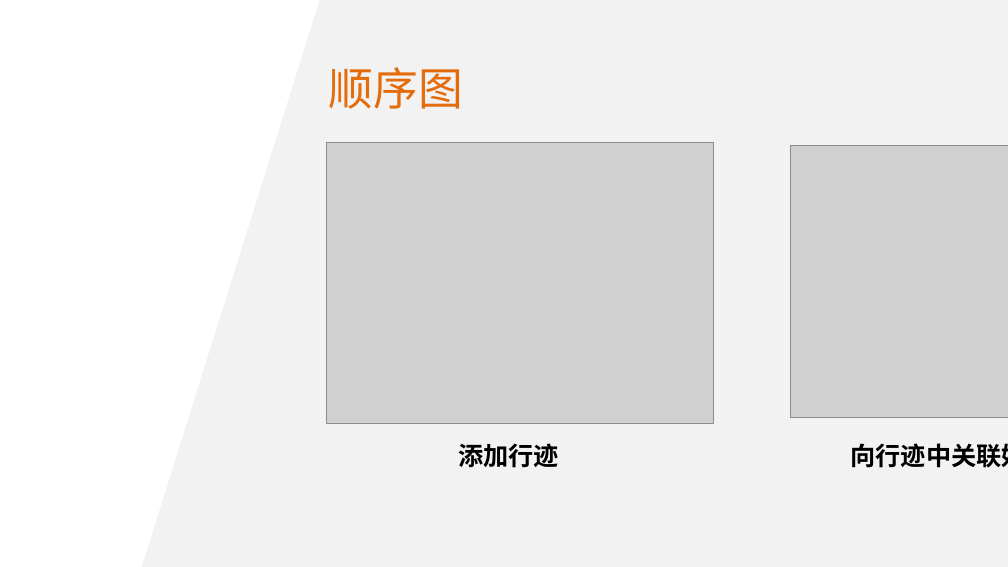
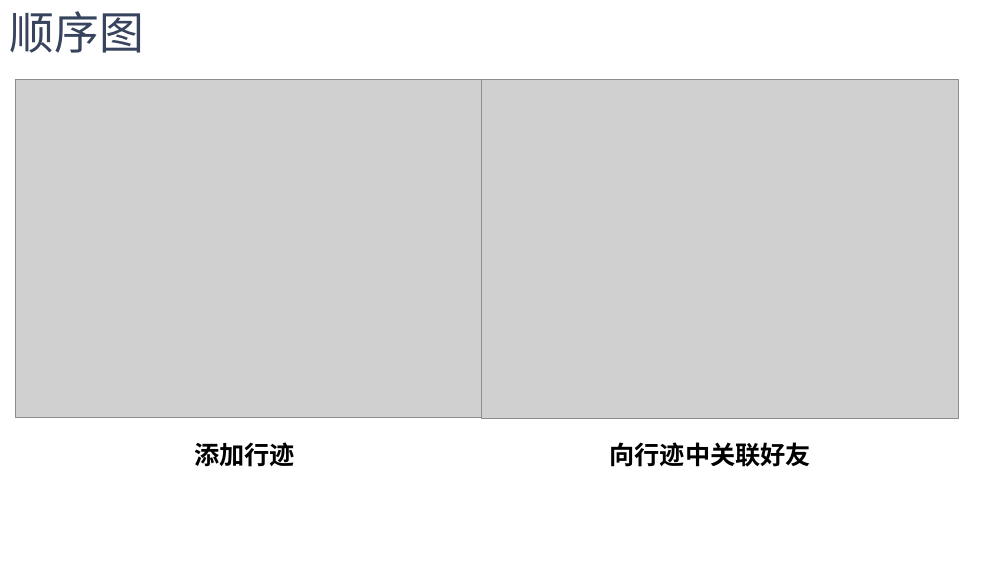
Before and after one commit to skyetim/travel_planning_website, a slide deck: slide 10 of doc/第二阶段课堂展示/第二阶段课堂展示.pptx (slide 7 before the commit). Drawn at 1008x567 pixels with LibreOffice and Linux fonts; fonts in the diff are those of the drawing; grey boxes stand for pictures; background and template pictures are left out. Boxes give left, top, right and bottom in pixels: in the first picture for what was removed or moved away, otherwise in the second. Text is boxed around its words. In the diff, an @@ line names an element or a change of style, - is before the commit and + after.

```diff
--- a/doc/第二阶段课堂展示/第二阶段课堂展示.pptx
+++ b/doc/第二阶段课堂展示/第二阶段课堂展示.pptx
@@ text "顺序图" moved from (x1=329, y1=67, x2=463, y2=109) to (x1=10, y1=11, x2=144, y2=53) @@
@@ text "顺序图" at (x1=10, y1=11, x2=144, y2=53): text colour #E46C0A to #38435D; vertical alignment middle to top @@
@@ trapezoid removed at (x1=142, y1=0, x2=1008, y2=566) @@
@@ picture resized from (x1=327, y1=143, x2=714, y2=423) to (x1=16, y1=80, x2=482, y2=417) @@
@@ picture resized from (x1=790, y1=145, x2=1008, y2=416) to (x1=482, y1=80, x2=959, y2=418) @@
@@ text added at (x1=194, y1=442, x2=295, y2=467), 18 pt, text #000000, bold @@
+添加行迹
@@ text at (x1=609, y1=442, x2=811, y2=467): text changed @@
-添加行迹 向行迹中关联好友
+向行迹中关联好友
```
Also in this commit, not shown: 7 other slides changed, 3 slides added.
